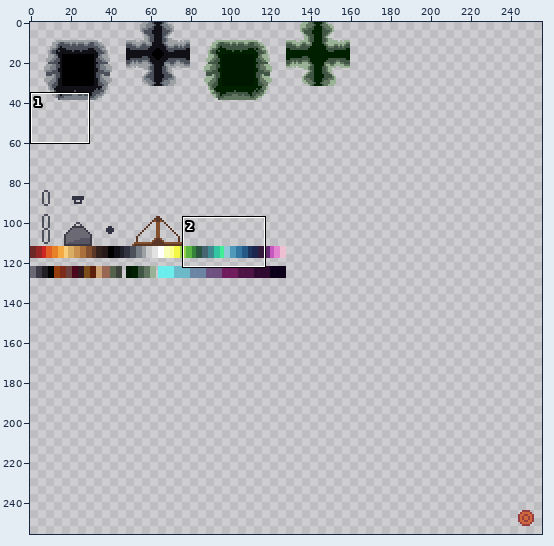
One commit to this sprite sheet: Assets/Sprites/Fierdo_Level.png. Above, an overview of the earlier version with the close-up marked.
Close-up. First the earlier version:
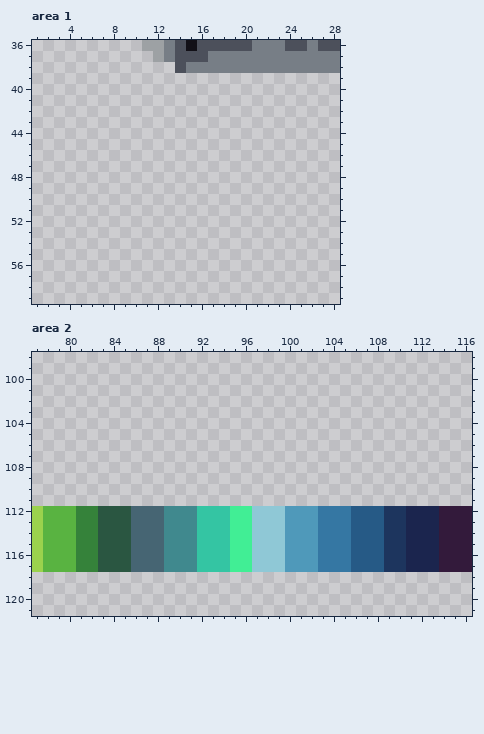
The file is 256x256 pixels. Shown: area 1: x 1..28, y 36..59; area 2: x 77..116, y 98..121.
New version:
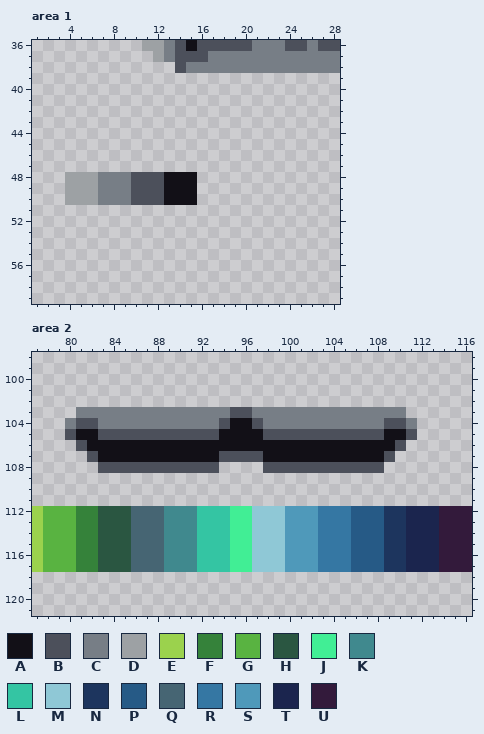
Palette (. is transparent): A #121017  B #4c505b  C #777e86  D #9da1a4  E #9bd24d  F #35823a  G #59b341  H #2a5641  J #41ee95  K #40898e  L #34c5a3  M #8fc8d6  N #1d355e  P #265a86  Q #466573  R #3577a3  S #4f99ba  T #1b254e  U #331a3b
Changes in this commit:
Changed rows in their new state; - is an unchanged pixel.
Area 1:
first column x 4:
48 DDDCCCBBBAAA
49 DDDCCCBBBAAA
50 DDDCCCBBBAAA
Area 2:
first column x 80:
103 -CCCCCCCCCCCCCCBBCCCCCCCCCCCCCC-
104 CBBCCCCCCCCCCCBAABCCCCCCCCCCCBBC
105 BAABBBBBBBBBBBAAAABBBBBBBBBBBAAB
106 -BAAAAAAAAAAAAAAAAAAAAAAAAAAAAB-
107 --BAAAAAAAAAAABBBBAAAAAAAAAAAB--
108 ---BBBBBBBBBBB----BBBBBBBBBBB---
Pixel boxes of the changes (left, top, right, bottom) in both close-ups:
added: (65, 172, 197, 205)
added: (65, 407, 417, 473)
